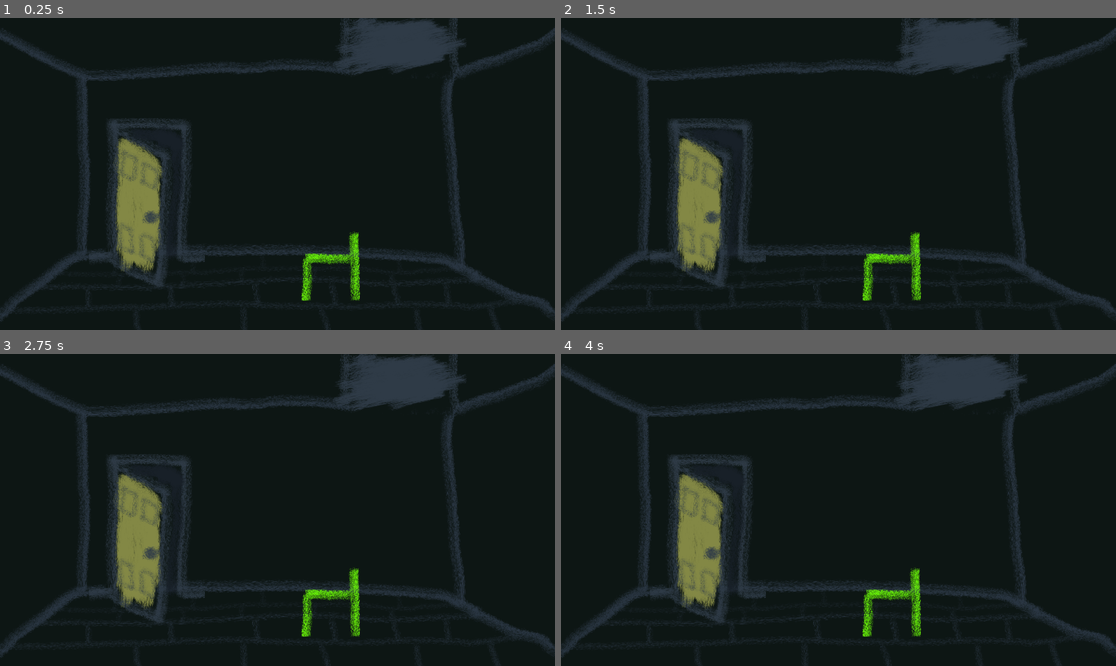
Above: before the commit, frames 1-4 (two rows, left to right).
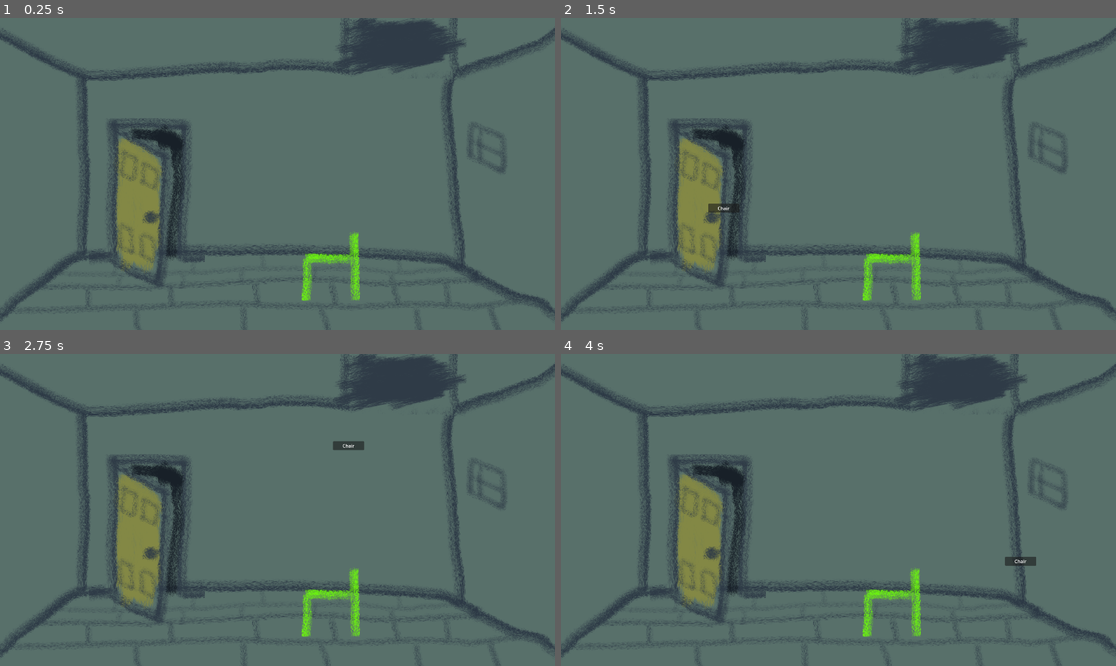
Above: after the commit, the same moments.

Repository: kpeenee/Home-Sweep-Home
Game: Godot game, scene res://main.tscn
The game is run twice, just before and just after one commit, with the same random seed, the same clock (stepped at 60 frames per second) and the same inputs.
Inputs (mouse positions are in pixels of both pictures, inside the frame that each line leads up to):
- Up to frame 1 (0.25 s): no input
- Up to frame 2 (1.5 s): tap Enter at 0.5 s; move the mouse to (894, 264) at 0.52 s; click (894, 264) at 0.67 s; tap Space at 1.25 s; move the mouse to (710, 205) at 1.27 s; click (710, 205) at 1.42 s
- Up to frame 3 (2.75 s): tap Enter at 2 s; move the mouse to (333, 441) at 2.02 s; click (333, 441) at 2.17 s
- Up to frame 4 (4 s): tap Space at 2.75 s; move the mouse to (810, 572) at 2.77 s; click (810, 572) at 2.92 s; tap Enter at 3.5 s; move the mouse to (1005, 556) at 3.52 s; click (1005, 556) at 3.67 s

The runs differ from the first frame. In frame 1, 91% of the frame differs, in the area x 0-100%, y 0-100%; in frame 2, 91%; in frame 3, 91%; in frame 4, 91%.

Commit message:
Window and UI Elements Added

Diff:
--- a/Home-sweep-home/Chair.tscn
+++ b/Home-sweep-home/Assets/Interactables/Chair.tscn
@@ -4,7 +4,7 @@
 [ext_resource type="Script" path="res://Interactable.gd" id="1_dho0l"]
 [ext_resource type="PackedScene" uid="uid://ceivsi6mytp8n" path="res://ClickableComponent.tscn" id="3_161pv"]
 
-[node name="Chair" type="Sprite2D" node_paths=PackedStringArray("clickable_component")]
+[node name="Chair" type="Sprite2D" node_paths=PackedStringArray("clickable_component") groups=["Interactable"]]
 texture = ExtResource("1_2xrax")
 script = ExtResource("1_dho0l")
 clickable_component = NodePath("ClickableComponent")
--- a/Home-sweep-home/Door.tscn
+++ b/Home-sweep-home/Assets/Interactables/Door.tscn
@@ -4,7 +4,7 @@
 [ext_resource type="Texture2D" uid="uid://cr1njoqcdnkav" path="res://Assets/Door.png" id="1_ooxmj"]
 [ext_resource type="PackedScene" uid="uid://ceivsi6mytp8n" path="res://ClickableComponent.tscn" id="3_ltefe"]
 
-[node name="Door" type="Sprite2D" node_paths=PackedStringArray("clickable_component")]
+[node name="Door" type="Sprite2D" node_paths=PackedStringArray("clickable_component") groups=["Interactable"]]
 texture = ExtResource("1_ooxmj")
 script = ExtResource("1_kd4y3")
 clickable_component = NodePath("ClickableComponent")
--- /dev/null
+++ b/Home-sweep-home/Assets/Interactables/Window.tscn
@@ -0,0 +1,13 @@
+[gd_scene load_steps=4 format=3 uid="uid://dbsq1wwvhamwd"]
+
+[ext_resource type="Texture2D" uid="uid://cjpvawrfxwd3y" path="res://Assets/Window.png" id="1_3fpre"]
+[ext_resource type="Script" path="res://Interactable.gd" id="1_ofuws"]
+[ext_resource type="PackedScene" uid="uid://ceivsi6mytp8n" path="res://ClickableComponent.tscn" id="3_61c2e"]
+
+[node name="Window" type="Sprite2D" node_paths=PackedStringArray("clickable_component") groups=["Interactable"]]
+texture = ExtResource("1_3fpre")
+script = ExtResource("1_ofuws")
+clickable_component = NodePath("ClickableComponent")
+name_of_interactable = "Window"
+
+[node name="ClickableComponent" parent="." instance=ExtResource("3_61c2e")]
--- a/Home-sweep-home/Interactable.gd
+++ b/Home-sweep-home/Interactable.gd
@@ -3,14 +3,20 @@
 
 @export var clickable_component : ClickableComponent
 @export var name_of_interactable : String
+signal mouse_enter(name_of_object)
+signal mouse_exit
 
 func _ready() -> void:
 	clickable_component.set_collision_bounds(texture.get_width(), texture.get_height())
 	clickable_component.been_clicked.connect(_on_click)
 	clickable_component.mouse_entered.connect(_on_mouse_enter)
+	clickable_component.mouse_exited.connect(_on_mouse_exit)
 
 func _on_click() -> void:
 	print("Clicked Innit")
 
 func _on_mouse_enter() -> void:
-	print(name)
+	emit_signal("mouse_enter", name_of_interactable)
+
+func _on_mouse_exit() -> void:
+	emit_signal("mouse_exit")
--- /dev/null
+++ b/Home-sweep-home/ObjectUI.gd
@@ -0,0 +1,21 @@
+extends Control
+
+@onready var label: Label = $Panel/Label
+@onready var panel: Panel = $Panel
+
+func _ready() -> void:
+	panel.visible = false
+	var interactables = get_tree().get_nodes_in_group("Interactable")
+	for interactable in interactables:
+		interactable.mouse_enter.connect(_show_panel)
+		interactable.mouse_exit.connect(_hide_panel)
+
+func _process(delta: float) -> void:
+	position = get_global_mouse_position()
+
+func _show_panel(object_name : String) -> void:
+	label.text = object_name
+	panel.visible = true
+
+func _hide_panel() -> void:
+	panel.visible = false
--- /dev/null
+++ b/Home-sweep-home/ObjectUI.tscn
@@ -0,0 +1,27 @@
+[gd_scene load_steps=2 format=3 uid="uid://cd0q8vgxx16l6"]
+
+[ext_resource type="Script" path="res://ObjectUI.gd" id="1_0b3i8"]
+
+[node name="ObjectUI" type="Control"]
+layout_mode = 3
+anchors_preset = 0
+script = ExtResource("1_0b3i8")
+
+[node name="Panel" type="Panel" parent="."]
+layout_mode = 0
+offset_right = 108.0
+offset_bottom = 31.0
+
+[node name="Label" type="Label" parent="Panel"]
+layout_mode = 1
+anchors_preset = 14
+anchor_top = 0.5
+anchor_right = 1.0
+anchor_bottom = 0.5
+offset_top = -11.5
+offset_bottom = 11.5
+grow_horizontal = 2
+grow_vertical = 2
+text = "Test"
+horizontal_alignment = 1
+vertical_alignment = 1
--- a/Home-sweep-home/main.tscn
+++ b/Home-sweep-home/main.tscn
@@ -1,16 +1,18 @@
-[gd_scene load_steps=5 format=3 uid="uid://dtjpab7d6gf67"]
+[gd_scene load_steps=7 format=3 uid="uid://dtjpab7d6gf67"]
 
 [ext_resource type="Texture2D" uid="uid://ctrhaxnti8lol" path="res://Assets/Scene/Background.PNG" id="1_3ofn3"]
 [ext_resource type="Texture2D" uid="uid://0n24nii0tatm" path="res://Assets/Scene/Room.PNG" id="2_32ltl"]
-[ext_resource type="PackedScene" uid="uid://4mtowjqrsmgq" path="res://Chair.tscn" id="3_e4bss"]
-[ext_resource type="PackedScene" uid="uid://c6683j3wt1ndp" path="res://Door.tscn" id="4_kbpqx"]
+[ext_resource type="PackedScene" uid="uid://4mtowjqrsmgq" path="res://Assets/Interactables/Chair.tscn" id="3_e4bss"]
+[ext_resource type="PackedScene" uid="uid://c6683j3wt1ndp" path="res://Assets/Interactables/Door.tscn" id="4_kbpqx"]
+[ext_resource type="PackedScene" uid="uid://cd0q8vgxx16l6" path="res://ObjectUI.tscn" id="5_gb40t"]
+[ext_resource type="PackedScene" uid="uid://dbsq1wwvhamwd" path="res://Assets/Interactables/Window.tscn" id="6_gvomx"]
 
 [node name="Main" type="Node2D"]
 
 [node name="MainRoom" type="Node2D" parent="."]
 
 [node name="Background" type="Sprite2D" parent="MainRoom"]
-modulate = Color(0.0862745, 0.141176, 0.129412, 1)
+modulate = Color(0.568627, 0.721569, 0.686275, 1)
 texture = ExtResource("1_3ofn3")
 
 [node name="Room" type="Sprite2D" parent="MainRoom"]
@@ -23,3 +25,8 @@
 
 [node name="Door" parent="." instance=ExtResource("4_kbpqx")]
 position = Vector2(-451, 103)
+
+[node name="Window" parent="." instance=ExtResource("6_gvomx")]
+position = Vector2(724, -88)
+
+[node name="ObjectUI" parent="." instance=ExtResource("5_gb40t")]
Binary file added: Home-sweep-home/Assets/Window.png
Not shown, added: Home-sweep-home/Assets/Window.png.import
